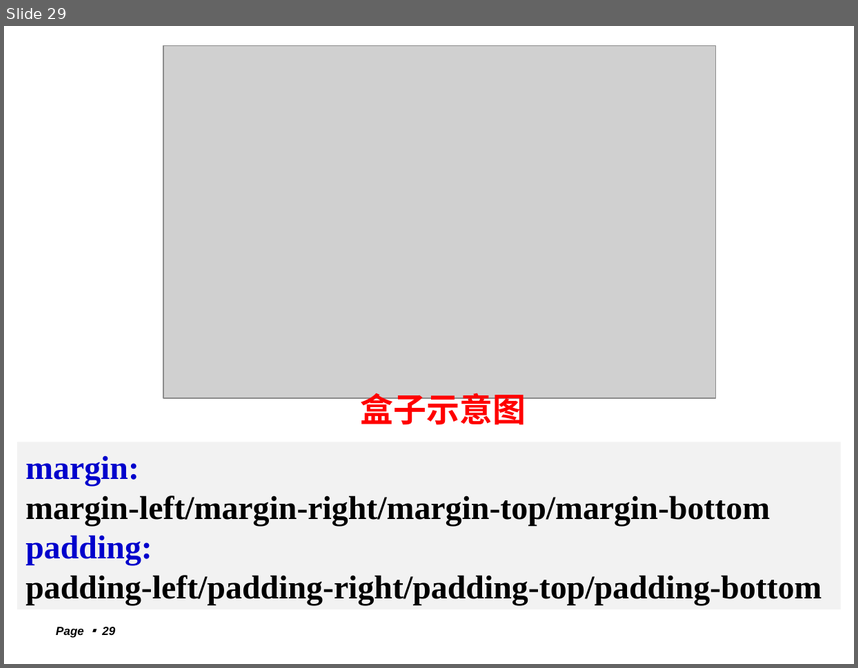
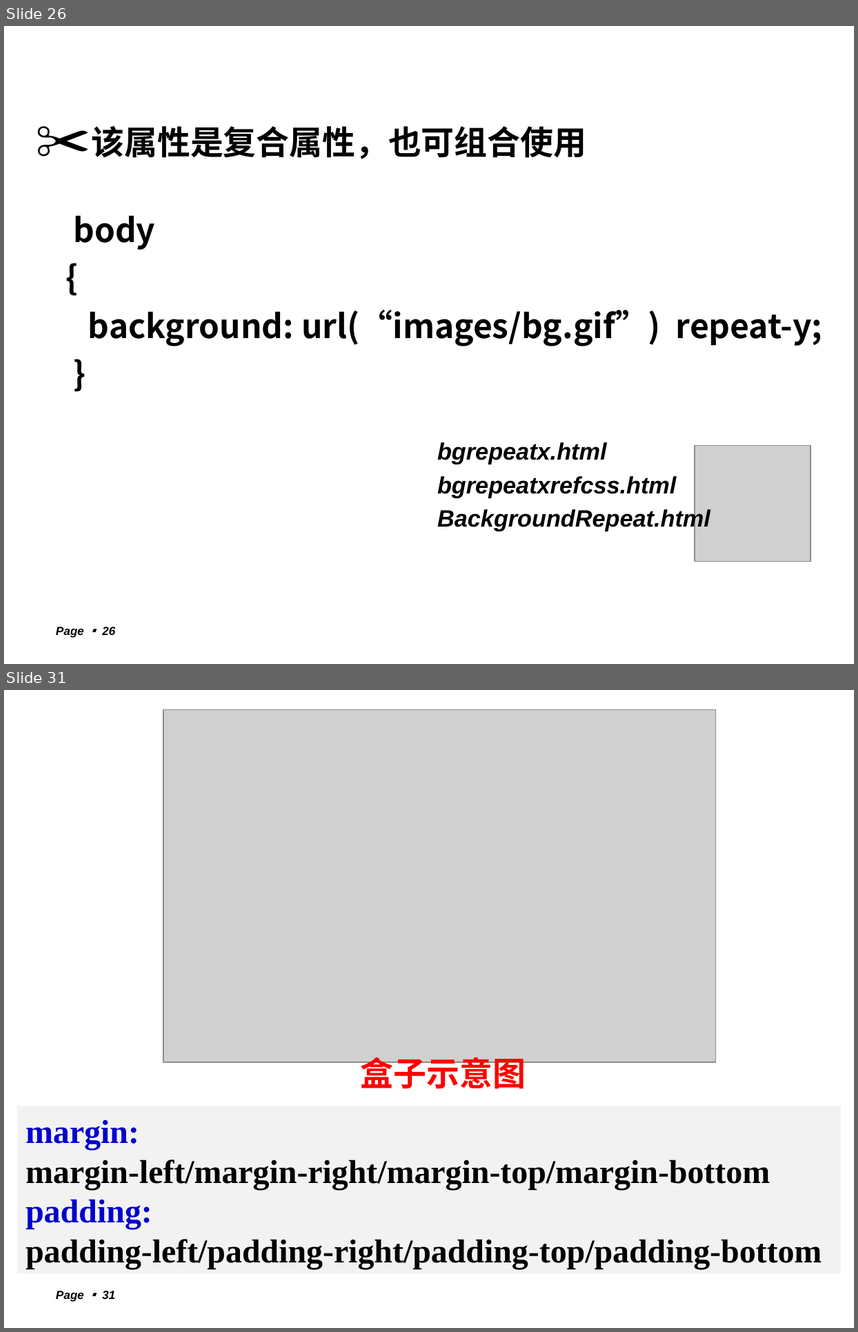
Before and after one commit to lxn56975/webdev, a slide deck: Chapter3CSS.ppt. Shown one above the other, each under a label of ours: slide 29 before the commit, slides 26 and 31 after it; the slides between them are not shown. The pictures are 858x668 and 858x1332 pixels, drawn with LibreOffice and Linux fonts; fonts in the diff are those of the drawing; grey boxes stand for pictures; background and template pictures are left out. Boxes give left, top, right and bottom in pixels: in the first picture for what was removed or moved away, otherwise in the second. Text is boxed around its words. In the diff, an @@ line names an element or a change of style, - is before the commit and + after.

```diff
--- a/Chapter3CSS.ppt
+++ b/Chapter3CSS.ppt
@@ slide 26 added at (4,26,854,664), background picture (left out) @@
@@ title added at (47,41,683,87), 40 pt, text #FFFFFF, bold @@
+background(css)
@@ text added at (73,126,823,346), 28 pt, text #000000, bold @@
+✂ 该属性是复合属性，也可组合使用
+body
+{
+background: url(“images/bg.gif”) repeat-y;
+}
@@ text added at (437,442,606,464), 20 pt, text #000000, bold, italic @@
+bgrepeatx.html
@@ picture added at (695,445,811,561) @@
@@ text added at (437,476,676,497), 20 pt, text #000000, bold, italic @@
+bgrepeatxrefcss.html
@@ text added at (437,508,711,531), 20 pt, text #000000, bold, italic @@
+BackgroundRepeat.html
@@ page number added at (56,626,115,637), 10 pt, text #000000, bold, italic @@
+Page ▪ 26
@@ what was slide 29 is now slide 31 @@
@@ page number at (56,1290,115,1301): text changed @@
-Page ▪ 29
+Page ▪ 31
```
Also in this commit, not shown: 18 slides changed, 2 other slides added, 2 other files.
